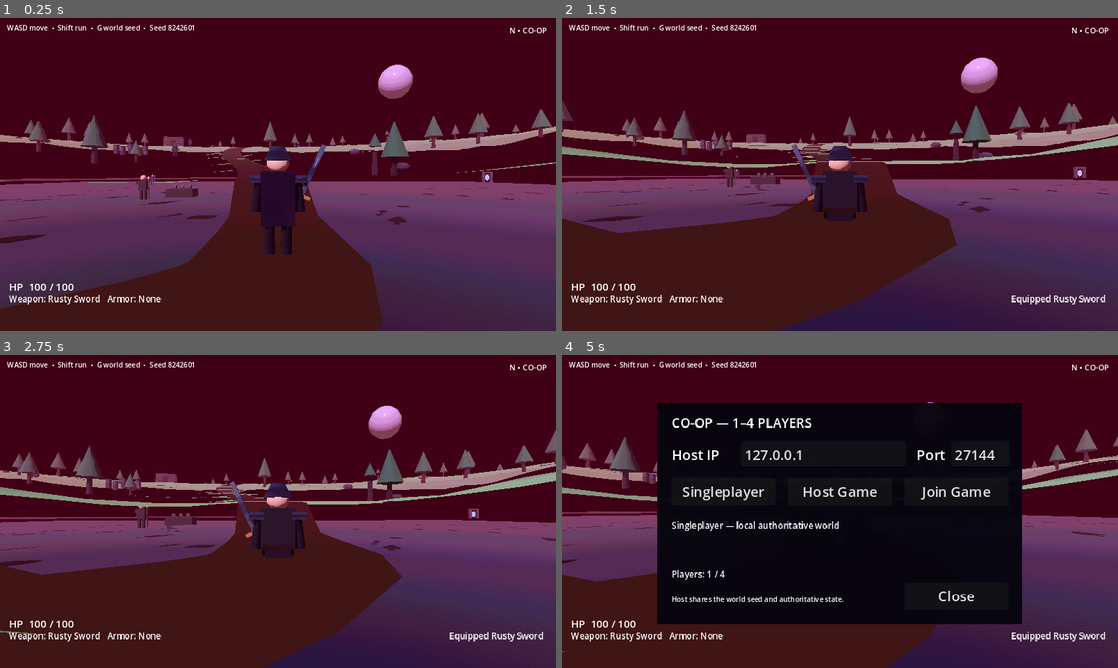
Above: before the commit, frames 1-4 (two rows, left to right).
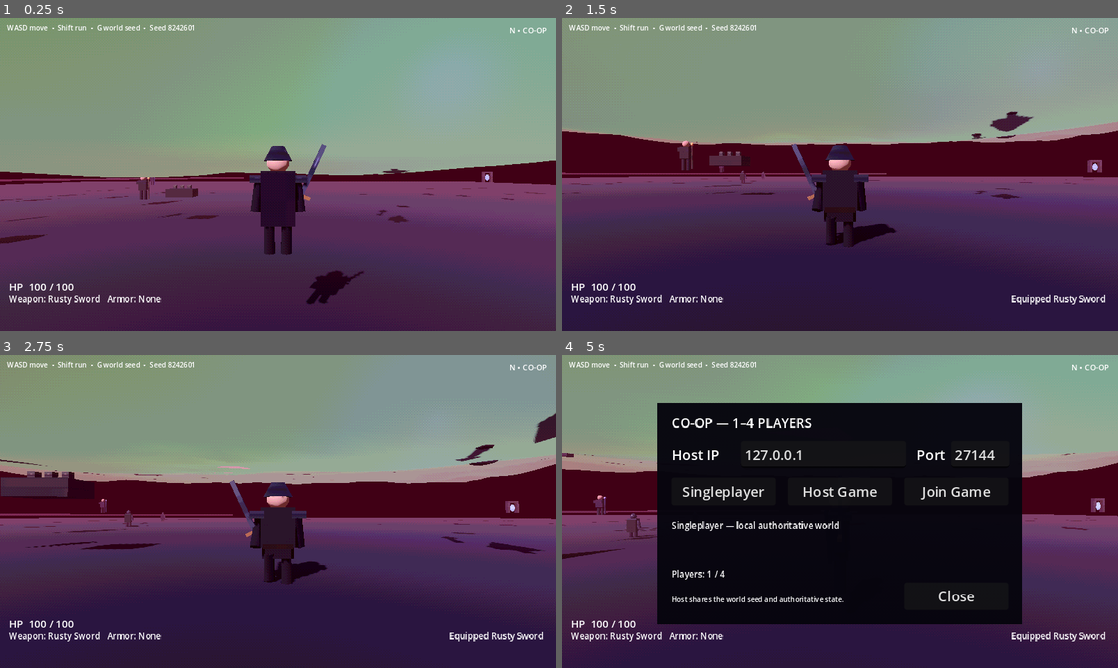
Above: after the commit, the same moments.

Repository: jasonjllind-cpu/aispel
Game: Godot game, scene res://main.tscn
Two runs of this game, one before a commit and one after it. Both use one fixed random seed, a clock stepped at 60 frames per second and the inputs below.
Inputs (mouse positions are in pixels of both pictures, inside the frame that each line leads up to):
- Up to frame 1 (0.25 s): no input
- Up to frame 2 (1.5 s): tap Enter at 0.5 s; move the mouse to (867, 174) at 0.52 s; press the mouse at (867, 174) at 0.53 s; hold W (move_forward) from 0.53 s (still down); tap Space (jump) at 0.77 s; move the mouse to (812, 174) at 1.27 s; release the mouse at (812, 174) at 1.28 s; tap R (equip_next) at 1.35 s
- Up to frame 3 (2.75 s): keep holding W (move_forward); tap Space (jump) at 1.52 s; move the mouse to (289, 505) at 2.02 s; hold E (interact) from 2.03 s (still down)
- Up to frame 4 (5 s): move the mouse to (834, 517) at 2.77 s; release E (interact) at 2.78 s; tap Shift (sprint) at 2.85 s; tap Space (jump) at 3.02, 3.77, 4.52 s; move the mouse to (878, 514) at 3.52 s; tap N at 3.6 s; move the mouse to (673, 464) at 4.27 s; release W (move_forward) at 4.28 s; hold A (move_left) from 4.28 s (still down); tap 1 at 4.35 s

The runs differ from the first frame. In frame 1, 63% of the frame differs, in the area x 0-100%, y 0-100%; in frame 2, 63%; in frame 3, 65%; in frame 4, 35%.

Commit message:
Make player spawn follow generated terrain

Diff:
--- a/scripts/world/region_catalog.gd
+++ b/scripts/world/region_catalog.gd
@@ -16,7 +16,7 @@
 		"slots": [
 			# Only the immediate player footprint is fixed. Every former
 			# prototype landmark is generated from the active world seed.
-			{"id": "player_spawn", "center": Vector2(0, 24), "radius": 5.5, "feather": 4.5, "height": 0.08}
+			{"id": "player_spawn", "center": Vector2(0, 24), "radius": 6.0, "feather": 14.0, "height_mode": "terrain"}
 		]
 	},
 	"blackwood": {
